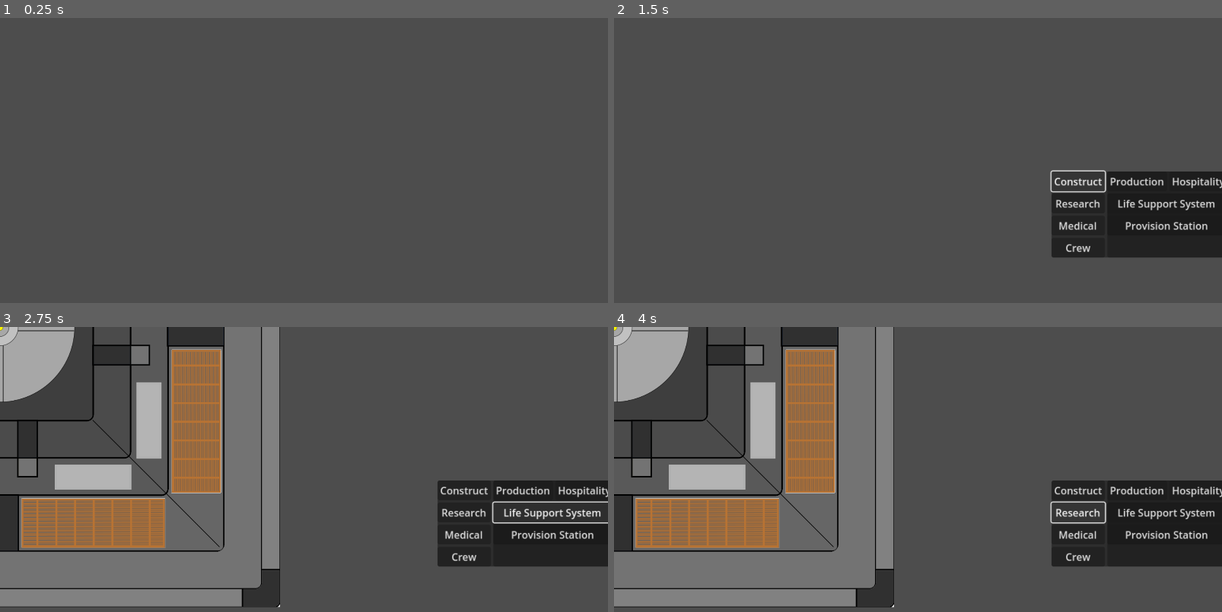
Above: before the commit, frames 1-4 (two rows, left to right).
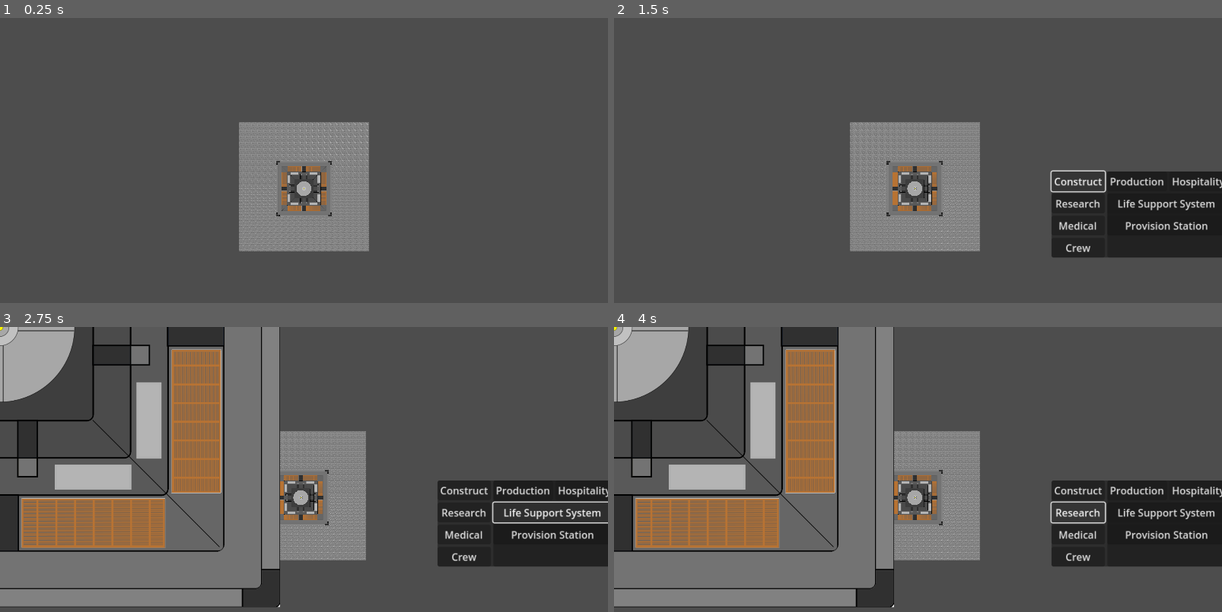
Above: after the commit, the same moments.

Repository: AxisTrotec/Astra
Game: Godot game, scene res://Scenes/World Generation/World Generation.tscn
Same seed, same stepped clock (60 frames per second), same inputs: the game is played once before the commit and once after it.
Inputs (mouse positions are in pixels of both pictures, inside the frame that each line leads up to):
- Up to frame 1 (0.25 s): no input
- Up to frame 2 (1.5 s): tap Enter at 0.5 s; move the mouse to (1051, 171) at 0.52 s; hold Right 0.53-1.25 s; hold Ctrl 0.53-1.25 s; click (1051, 171) at 0.67 s; click "Construct" at 1.25 s
- Up to frame 3 (2.75 s): click "Life Support System" at 2 s
- Up to frame 4 (4 s): click "Provision Station" at 2.75 s; click "Research" at 3.5 s

The runs differ from the first frame. In frame 1, 9.3% of the frame differs, in the area x 39-61%, y 36-82%; in frame 2, 9.3%, in the area x 38-61%, y 36-82%; in frame 3, 6.0%; in frame 4, 6.0%.

Commit message:
Yes

Diff:
--- a/Scenes/World Generation/World Generation.tscn
+++ b/Scenes/World Generation/World Generation.tscn
@@ -50,13 +50,11 @@
 offset_bottom = 439.0
 
 [node name="WorldGeneration" type="TileMap" parent="."]
-visible = false
 tile_set = SubResource("1")
 format = 2
 script = ExtResource("7_dh57s")
 
 [node name="HQ" parent="." instance=ExtResource("4_cvp68")]
-visible = false
 position = Vector2(0, -2)
 
 [node name="Build_preview" type="CanvasLayer" parent="."]
--- a/Scripts/Build_preview.gd
+++ b/Scripts/Build_preview.gd
@@ -4,14 +4,14 @@
 func set_build_preview(type, mouse_pos):
 	var drag = load("res://Entities/HQ.tscn").instantiate()
 	drag.set_name("DragPreview")
-	drag.modulate = Color("ad54ffc")
+#	drag.modulate = Color("54ffc")
 
 	var control = Control.new()
 	control.add_child(drag, true)
 	control.position = mouse_pos
 	control.set_name("Preview")
 	add_child(control, true)
-#	move_child(get_node("Preview"), 0)
+	move_child(get_node("Preview"), 0)
 
 func update_tower_preview(new_pos, color):
 	get_node("Preview").position = new_pos
--- a/Scripts/Camera2D.gd
+++ b/Scripts/Camera2D.gd
@@ -32,11 +32,9 @@
 			if Input.is_key_pressed(KEY_ESCAPE):
 				get_tree().change_scene_to_file("res://Menus/WorldGenOptions/WGOptionsMenu.tscn")
 
-#	if event is InputEventMouseButton:
-#		if event.is_pressed():
-#			if Input.is_mouse_button_pressed(MOUSE_BUTTON_LEFT):
-#				if buildPanelFlag:
-#					buildPanel.visible = false
+	if event is InputEventMouseButton:
+		if Input.is_mouse_button_pressed(MOUSE_BUTTON_RIGHT):
+			build_panel()
 
 func build_panel():
 	buildPanelFlag = true
--- a/Scripts/World.gd
+++ b/Scripts/World.gd
@@ -9,6 +9,8 @@
 var build_valid = false
 var build_location
 var build_type
+
+var map_node
 
 func _ready():
 	#Set counter variables
@@ -25,6 +27,7 @@
 	timer.start()
 	timer.timeout.connect(_on_timer_timeout)
 
+	map_node = get_node("WorldGeneration")
 	for i in get_tree().get_nodes_in_group("facilities"):
 		i.button_down.connect(initiate_build_mode.bind(i.get_text()))
 
@@ -41,6 +44,14 @@
 func update_tower_preview():
 	var mouse_position = get_global_mouse_position()
 	get_node("Build_preview").update_tower_preview(mouse_position, "ad54ff3c")
+	build_valid = true
+	build_location = mouse_position
+
+func verify_and_build():
+	if build_valid:
+		var new_facility = load("res://Entities/HQ.tscn").instantiate()
+		new_facility.position = build_location
+		map_node.get_node()
 
 func _on_timer_timeout() -> void:
 	#Energy Rate
